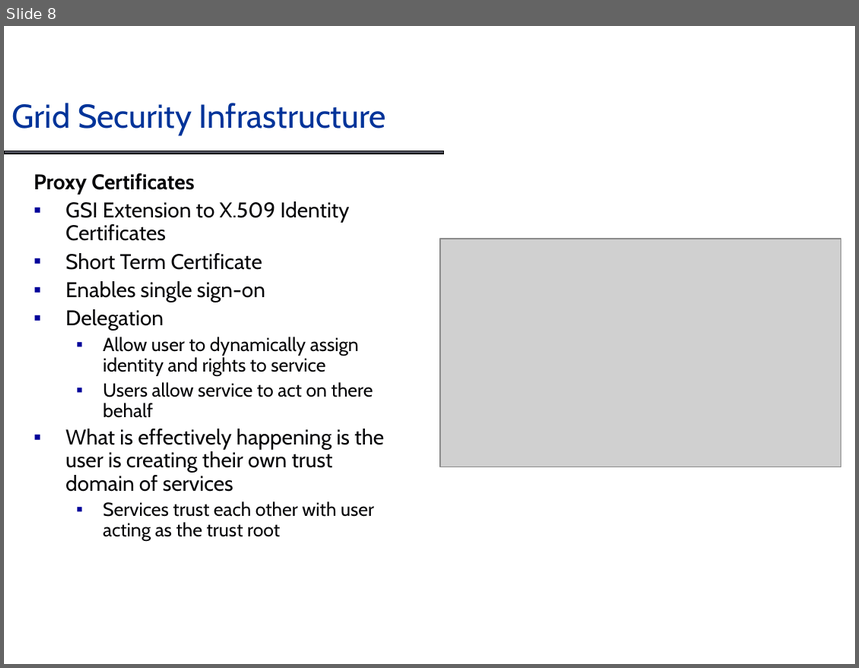
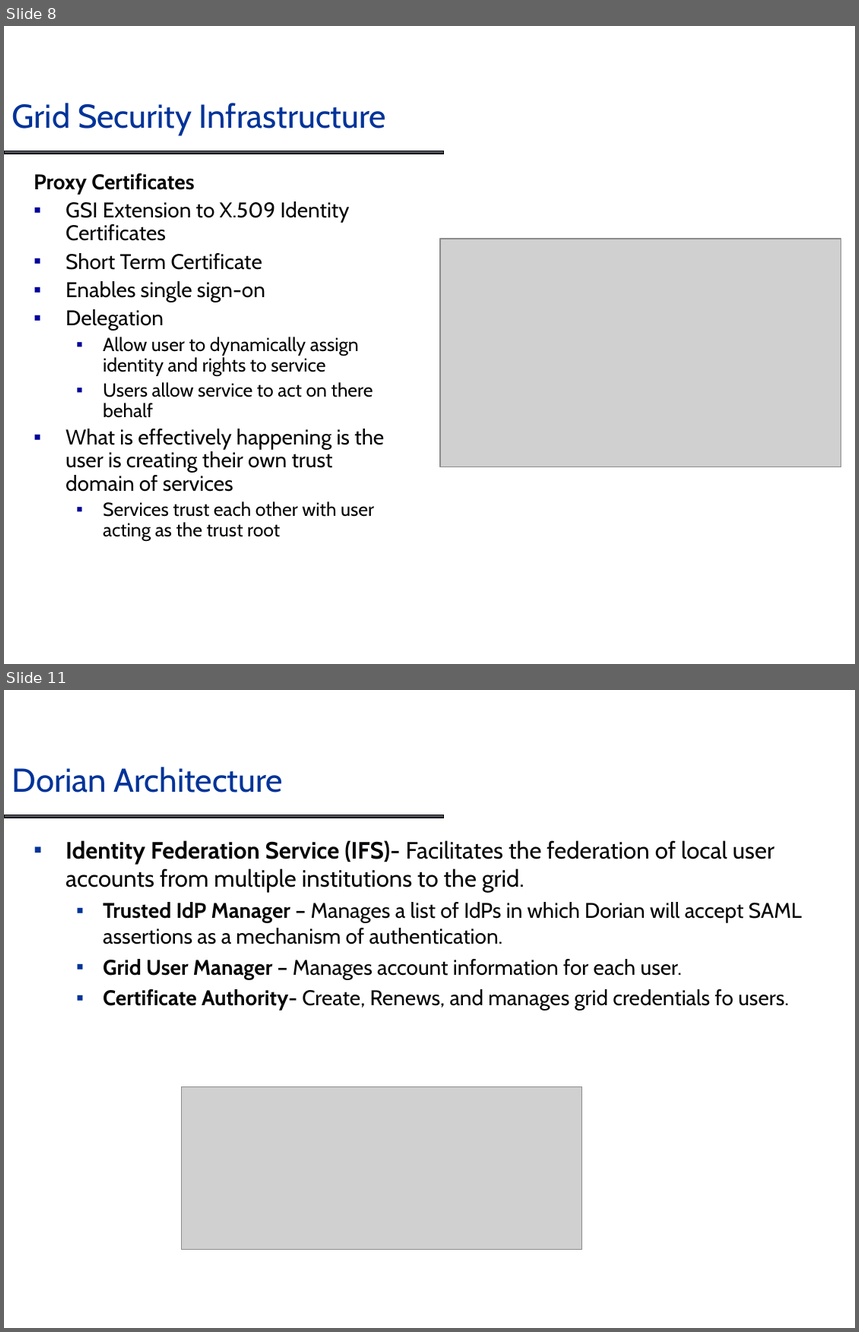
Before and after one commit to NCIP/cagrid-docs, a slide deck: presentations/dorian/Dorian_DIALOGUE2.ppt. Shown one above the other, each under a label of ours: slide 8 before the commit, slides 8 and 11 after it; the slides between them are not shown. The pictures are 859x668 and 859x1332 pixels, drawn with LibreOffice and Linux fonts; fonts in the diff are those of the drawing; grey boxes stand for pictures; background and template pictures are left out. Boxes give left, top, right and bottom in pixels: in the first picture for what was removed or moved away, otherwise in the second. Text is boxed around its words. In the diff, an @@ line names an element or a change of style, - is before the commit and + after.

```diff
--- a/presentations/dorian/Dorian_DIALOGUE2.ppt
+++ b/presentations/dorian/Dorian_DIALOGUE2.ppt
@@ slide 11 added at bbox=[4, 690, 855, 1328], background #FFFFFF; not listed: 1 template element that a slide beside it also shows @@
@@ title added at bbox=[12, 767, 283, 793], 28 pt, text #003399 @@
+Dorian Architecture
@@ text added at bbox=[66, 840, 802, 1011], 18 pt, text #070709 @@
+▪ Identity Federation Service (IFS)- Facilitates the federation of local user accounts from multiple institutions to the grid.
+  ▪ Trusted IdP Manager – Manages a list of IdPs in which Dorian will accept SAML assertions as a mechanism of authentication.
+  ▪ Grid User Manager – Manages account information for each user.
+  ▪ Certificate Authority- Create, Renews, and manages grid credentials fo users.
@@ picture added at bbox=[181, 1087, 582, 1250] @@
```
Also in this commit, not shown: 1 slide changed, 4 other slides added.
